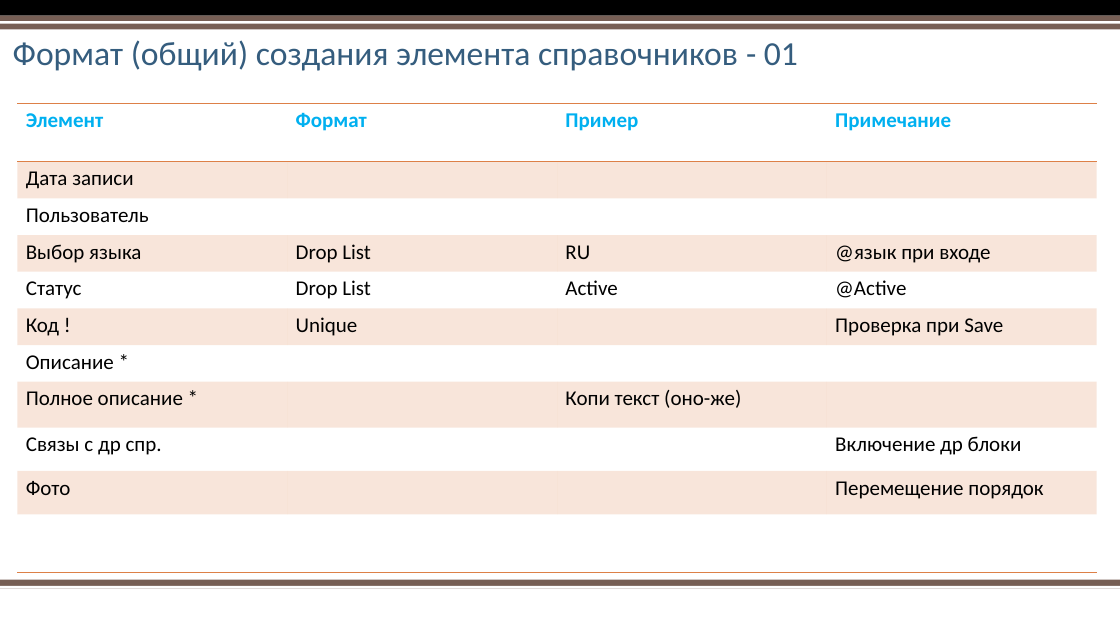
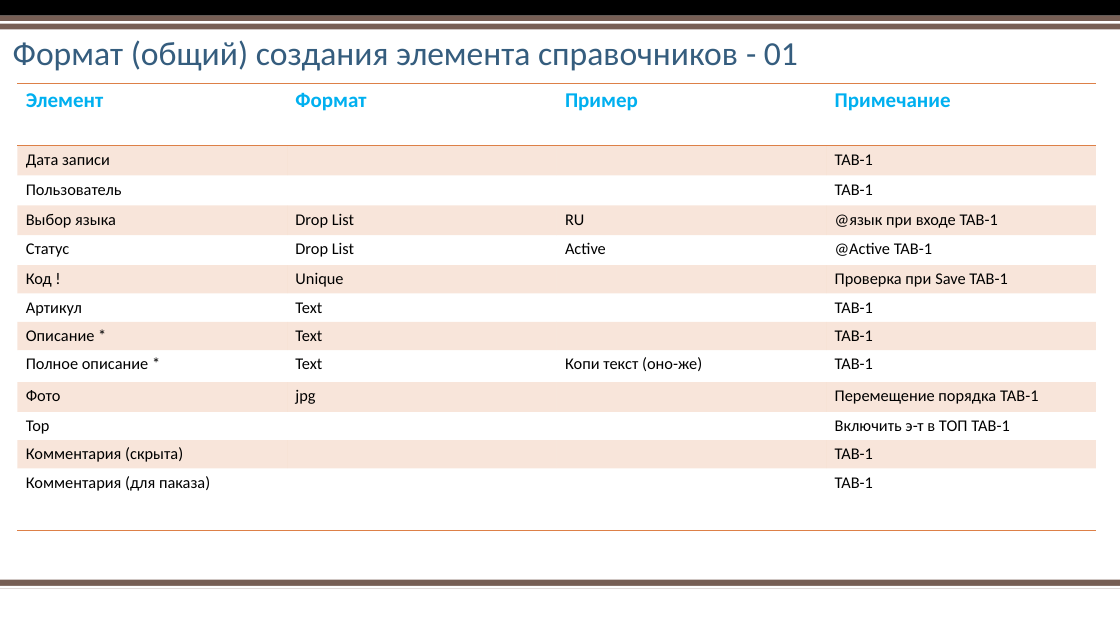
Before and after one commit to AlexPristupa/yatoyat, a slide deck: slide 18 of yatoyat-Project Overview.pptx (slide 16 before the commit). Drawn at 1120x630 pixels with LibreOffice and Linux fonts; fonts in the diff are those of the drawing; background and template pictures are left out. Boxes give left, top, right and bottom in pixels: in the first picture for what was removed or moved away, otherwise in the second. Text is boxed around its words. In the diff, an @@ line names an element or a change of style, - is before the commit and + after.

Commit message:
New Changes  - 17-09-2018
Саша
Я поменял файле
1. Обл бизнеса на Категорию и все дерево
2. Глобальные на системеные
3. Локальные на пользовательские
4. Перемещение колонки ФОТО
5. Настройка полей
6. Включить элемента в TOP
7. 3 Tabs - форма нового элемента
8. Поисковая строка - должна имеет ИКОНКУ почистить.
9. Добавил Модификацию.

```diff
--- a/yatoyat-Project Overview.pptx
+++ b/yatoyat-Project Overview.pptx
@@ table at (18, 83, 1096, 529) @@
-row 2: Дата записи |  |  | 
-row 3: Пользователь |  |  | 
-row 4: Выбор языка | Drop List | RU | @язык при входе
-row 5: Статус | Drop List | Active | @Active
-row 6: Код ! | Unique |  | Проверка при Save
-row 7: Описание * |  |  | 
-row 8: Полное описание * |  | Копи текст (оно-же) | 
-row 9: Связы с др спр. |  |  | Включение др блоки
-row 10: Фото |  |  | Перемещение порядок
-row 11:  |  |  | 
+row 2: Дата записи |  |  | TAB-1
+row 3: Пользователь |  |  | TAB-1
+row 4: Выбор языка | Drop List | RU | @язык при входе TAB-1
+row 5: Статус | Drop List | Active | @Active TAB-1
+row 6: Код ! | Unique |  | Проверка при Save TAB-1
+row 7: Артикул | Text |  | TAB-1
+row 8: Описание * | Text |  | TAB-1
+row 9: Полное описание * | Text | Копи текст (оно-же) | TAB-1
+row 10: Фото | jpg |  | Перемещение порядка TAB-1
+row 11: Тор |  |  | Включить э-т в ТОП TAB-1
+row 12: Комментария (скрыта) |  |  | TAB-1
+row 13: Комментария (для паказа) |  |  | TAB-1
@@ table: place and size @@
-table at (18, 103, 1096, 573)
+table at (18, 83, 1096, 529)
```
Also in this commit, not shown: 23 other slides changed, 11 slides added.
